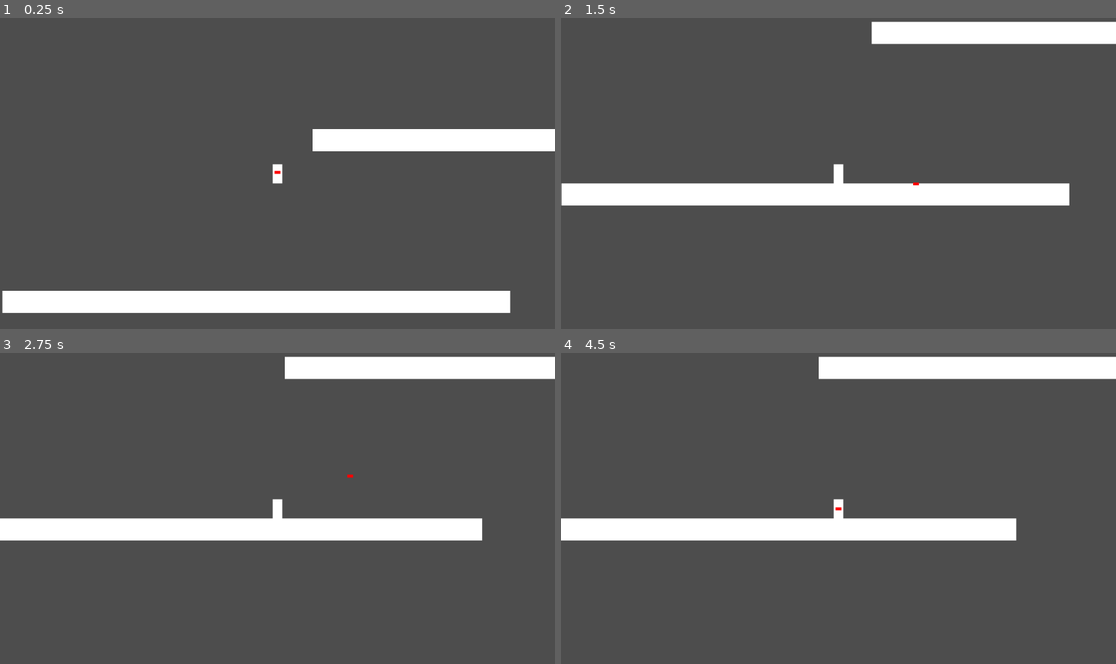
Above: before the commit, frames 1-4 (two rows, left to right).
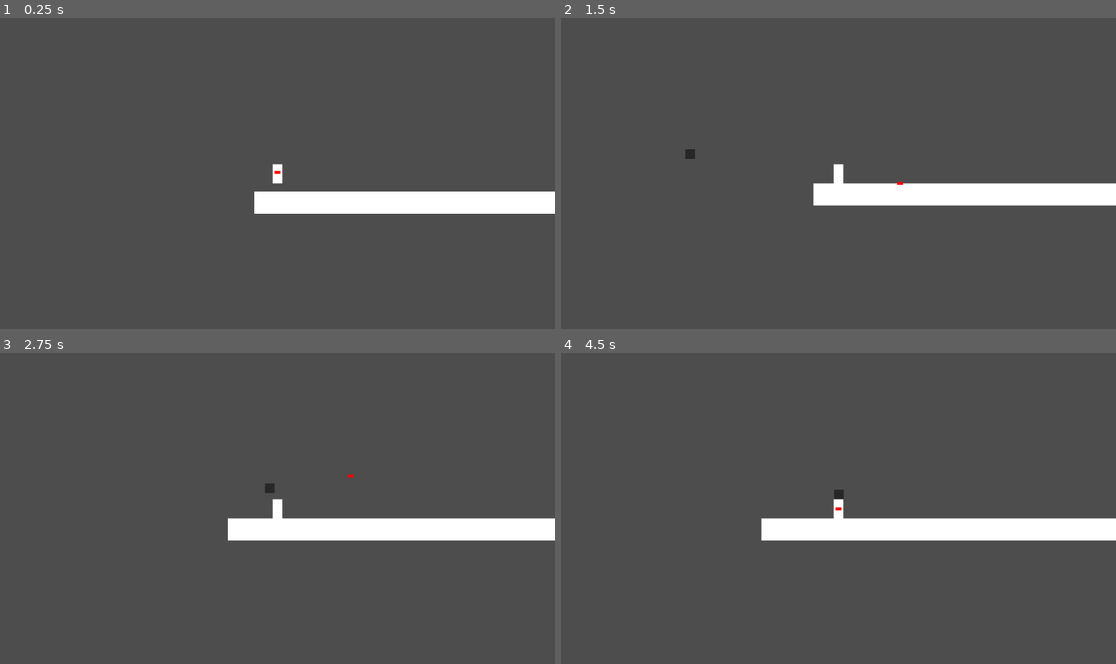
Above: after the commit, the same moments.

Repository: mathkimchi/harpooneer
Game: Godot game, scene res://main_level.tscn
Two runs of this game, one before a commit and one after it. Both use one fixed random seed, a clock stepped at 60 frames per second and the inputs below.
Inputs (mouse positions are in pixels of both pictures, inside the frame that each line leads up to):
- Up to frame 1 (0.25 s): no input
- Up to frame 2 (1.5 s): move the mouse to (960, 157) at 0.52 s; click (960, 157) at 0.67 s; move the mouse to (727, 189) at 1.27 s; click (727, 189) at 1.42 s
- Up to frame 3 (2.75 s): move the mouse to (333, 440) at 2.02 s; click (333, 440) at 2.17 s
- Up to frame 4 (4.5 s): move the mouse to (810, 570) at 2.77 s; click (810, 570) at 2.92 s; tap Enter at 3.5 s; move the mouse to (1005, 555) at 3.52 s; click (1005, 555) at 3.67 s; move the mouse to (672, 461) at 4.27 s; click (672, 461) at 4.42 s

The runs differ from the first frame. In frame 1, 14% of the frame differs, in the area x 0-100%, y 35-95%; in frame 2, 7.2%; in frame 3, 7.5%; in frame 4, 7.9%.

Commit message:
added bat movement

Diff:
--- /dev/null
+++ b/bat.gd
@@ -0,0 +1,31 @@
+extends CharacterBody2D
+
+
+const SPEED = 300.0
+const FLAP_VELOCITY = -300.0
+const BAT_FLAP_COOLDOWN = 0.4
+
+var can_flap = true
+
+@onready
+var player: CharacterBody2D = get_node("/root/MainLevel/Player")
+
+func _physics_process(delta: float) -> void:
+	# Add the gravity.
+	if not is_on_floor():
+		#velocity += Vector2.DOWN * delta * 100
+		velocity += get_gravity() * delta
+
+	# Handle jump.
+	if can_flap and (-player.global_position.y >= -self.global_position.y): # up is negative
+		velocity.y = FLAP_VELOCITY
+		can_flap = false
+		# handle flap time out, thanks to: https://www.reddit.com/r/godot/comments/17xdzcq/im_trying_to_make_a_cooldown_so_the_player_doesnt/
+		get_tree().create_timer(BAT_FLAP_COOLDOWN, true, true).timeout.connect(func (): can_flap=true)
+
+	# Get the input direction and handle the movement/deceleration.
+	# As good practice, you should replace UI actions with custom gameplay actions.
+	var x_direction := self.global_position.direction_to(player.global_position).x
+	velocity.x = x_direction * SPEED
+
+	move_and_slide()
--- /dev/null
+++ b/bat.tscn
@@ -0,0 +1,18 @@
+[gd_scene load_steps=3 format=3 uid="uid://bl54vcv4htlu6"]
+
+[ext_resource type="Script" path="res://bat.gd" id="1_oi1pk"]
+
+[sub_resource type="RectangleShape2D" id="RectangleShape2D_ofbax"]
+
+[node name="Bat" type="CharacterBody2D"]
+script = ExtResource("1_oi1pk")
+
+[node name="ColorRect" type="ColorRect" parent="."]
+offset_left = -10.0
+offset_top = -10.0
+offset_right = 10.0
+offset_bottom = 10.0
+color = Color(0.154876, 0.154876, 0.154876, 1)
+
+[node name="CollisionShape2D" type="CollisionShape2D" parent="."]
+shape = SubResource("RectangleShape2D_ofbax")
--- a/main_level.tscn
+++ b/main_level.tscn
@@ -1,13 +1,14 @@
-[gd_scene load_steps=4 format=3 uid="uid://c8qc5apdl0u5r"]
+[gd_scene load_steps=5 format=3 uid="uid://c8qc5apdl0u5r"]
 
 [ext_resource type="PackedScene" uid="uid://dylwjeydch4fx" path="res://player.tscn" id="1_hi1ko"]
+[ext_resource type="PackedScene" uid="uid://bl54vcv4htlu6" path="res://bat.tscn" id="2_rpm6s"]
 
 [sub_resource type="QuadMesh" id="QuadMesh_ghafl"]
 
 [sub_resource type="RectangleShape2D" id="RectangleShape2D_6ey7h"]
 size = Vector2(1054, 46)
 
-[node name="Node2D" type="Node2D"]
+[node name="MainLevel" type="Node2D"]
 
 [node name="Platform" type="StaticBody2D" parent="."]
 
@@ -33,4 +34,6 @@
 shape = SubResource("RectangleShape2D_6ey7h")
 
 [node name="Player" parent="." instance=ExtResource("1_hi1ko")]
-position = Vector2(631, 191)
+position = Vector2(752, 61)
+
+[node name="Bat" parent="." instance=ExtResource("2_rpm6s")]
